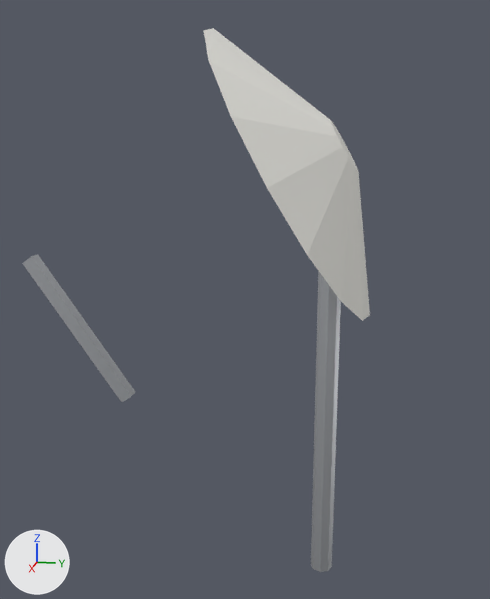
A saved change to the glTF model chennai-open-world/assets/optimized/props/dish_antenna.glb.
Before and after are seen from a camera (50 mm lens) standing at (1.44, 0.052, 1.007) and looking at (-0.016, -0.239, 0.643). The lights are fixed; the arrows at lower left show +X, +Y and +Z. The older version comes first. Vertices at exactly the same position are counted once.

The first picture shows 'dish_antenna'.
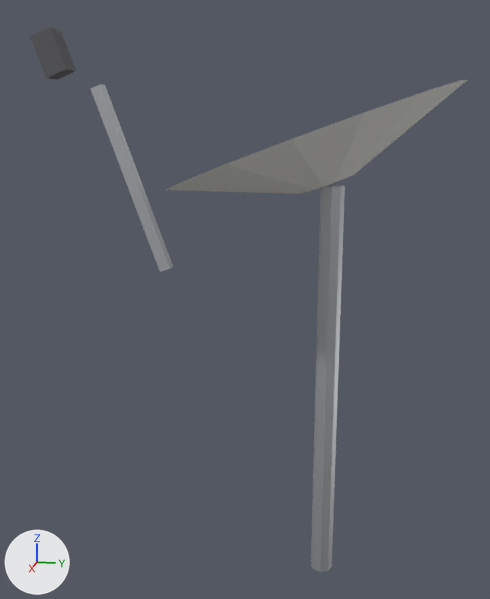
What differs and where, as boxes [x1, y1, x2, y2] in the pictures (490 x 599 px; the box of a moved part takes in the faces that stretch with it):
'dish_antenna', reshaped, moved, rescaled, turned
    before: [22, 28, 370, 572]
    after: [30, 27, 467, 572]
part 1 of me_cone, moved or reshaped
    before: [204, 28, 370, 321]
    after: [166, 80, 467, 194]
part 2 of me_cone, moved or reshaped
    before: [22, 254, 135, 402]
    after: [90, 84, 173, 272]
part 3 of me_cone, moved or reshaped
    before: [311, 271, 341, 572]
    after: [311, 185, 345, 572]
part 4 of me_cone, added
    after: [30, 27, 76, 80]

Diff of the bpy script that builds the scene:
```diff
--- a/chennai-open-world/assets/optimized/props/dish_antenna.glb.py
+++ b/chennai-open-world/assets/optimized/props/dish_antenna.glb.py
@@ mat_prop_iron @@
+mat_prop_iron = bpy.data.materials.new('prop_iron')
+# nodes: BsdfPrincipled, Mix, OutputMaterial, VertexColor
+# colours: grey #6f6f73, mixed with the vertex colours
@@ me_cone @@
 # used by ob_dish_antenna; location = (0.0, -0.233, 0.567); rotation_euler = (-1.047, 0.0, 0.0), in degrees (-60, 0, 0); scale = (0.595, 0.595, 0.595)
-me_cone.from_pydata(...)  # 56 vertices, 100 faces; spans x -0.57..0.57, y -1.0..1.0, z -0.65..0.65
+me_cone.from_pydata(...)  # 64 vertices, 112 faces; spans x -0.52..0.52, y -0.74..0.74, z -1.0..1.0
+# me_cone part 1: the loose piece of 32 vertices spanning x -0.57..0.57, y -1.0..0.14, z 0.44..0.65 is turned -160 degrees about the x axis through its middle and scaled by 0.912, then moved by (0.0, 0.7, 0.01)
+# me_cone part 2: the loose piece of 8 vertices spanning x -0.03..0.03, y -0.66..0.01, z -0.65..-0.54 is turned -75 degrees about the x axis through its middle and scaled by 1.02, then moved by (0.0, -0.07, 1.07)
+# me_cone part 3: the loose piece of 16 vertices spanning x -0.04..0.04, y -0.35..1.0, z -0.25..0.58 is turned -60 degrees about the x axis through its middle and scaled by 0.973, then moved by (0.0, 0.0, -0.43)
+# me_cone part 4
+# 8 vertices are added at x -0.04..0.04, y -0.74..-0.61, z 0.83..1.0
+# 12 new faces join them, mat_prop_iron
 me_cone.materials.append(mat_prop_white)
 me_cone.materials.append(mat_prop_steel)
+me_cone.materials.append(mat_prop_iron)
@@ ob_dish_antenna @@
 ob_dish_antenna = bpy.data.objects.new('dish_antenna', me_cone)
-ob_dish_antenna.location = (0.0, -0.233, 0.567)
-ob_dish_antenna.rotation_euler = (-1.047, 0.0, 0.0)  # degrees (-60, 0, 0)
-ob_dish_antenna.scale = (0.595, 0.595, 0.595)
+ob_dish_antenna.location = (0.0, -0.246, 0.611)
+ob_dish_antenna.scale = (0.611, 0.611, 0.611)
```
